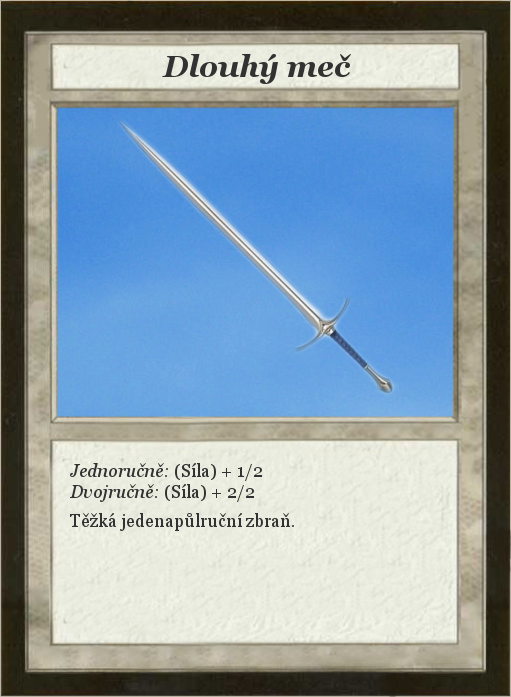
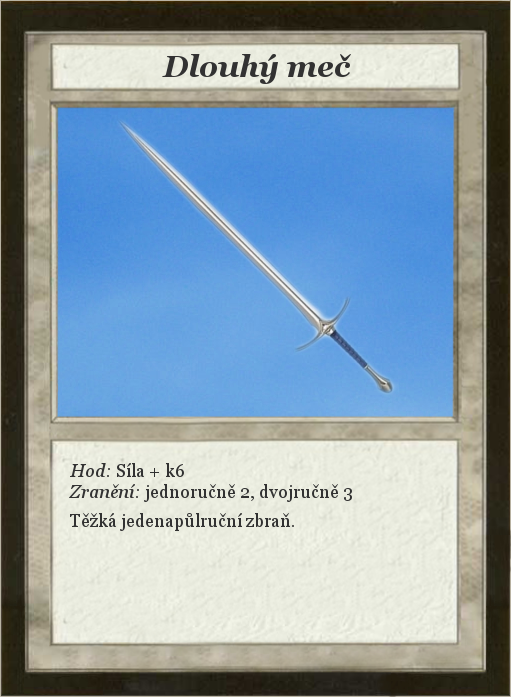
Before/after of a (511, 697) layered artwork. What changed in the layer stack:
renamed "Jednoručně: (Síla) + 1/2 ..." to "Hod: Síla + k6 ...", painted on it over left=69, top=463, right=352, bottom=502
